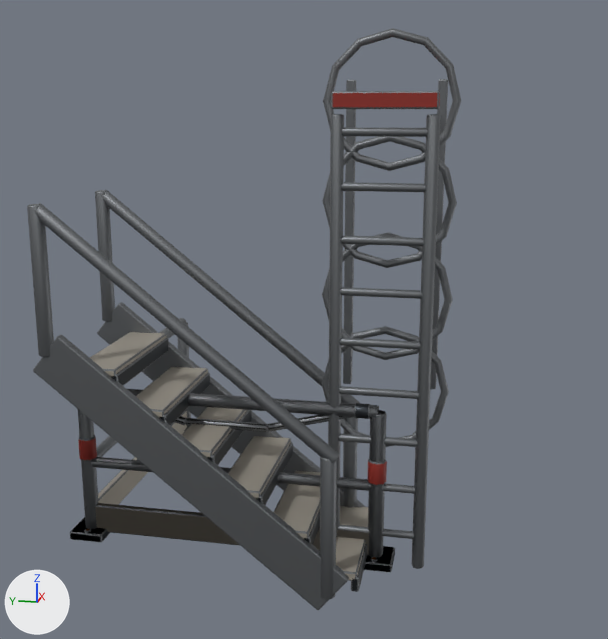
An edit to the Blender file Assets/Game/Art/Models/_Source~/components/structural/handrail.blend, drawn before and after from the same camera.
Before and after are seen from a 50 mm lens placed at (-5.04, -0.53, 2.89), pointed at (0.72, 0.62, 1.45). Lighting does not change. The marker at lower left points along +X, +Y and +Z. The first picture is the older version. Mesh edges are drawn as thin lines on the coarser meshes.

Script lines for the objects in view, before the commit:
```python
ob_mesh_handrail_corner = bpy.data.objects.new('Mesh_Handrail_Corner', me_mesh_handrail_corner)
ob_mesh_handrail_corner.location = (0.0, 0.0, 0.0)
ob_mesh_handrail_gate = bpy.data.objects.new('Mesh_Handrail_Gate', me_mesh_handrail_gate)
ob_mesh_handrail_gate.location = (0.0, 0.0, 0.0)
ob_mesh_handrail_stair = bpy.data.objects.new('Mesh_Handrail_Stair', me_mesh_handrail_stair)
ob_mesh_handrail_stair.location = (0.0, 0.0, 0.0)
# also in view: 'Mesh_Handrail_Ladder' at (0.34, 0.0, 1.69); 'Mesh_Handrail_Straight' at (0.0, 1.0, 0.54)
```
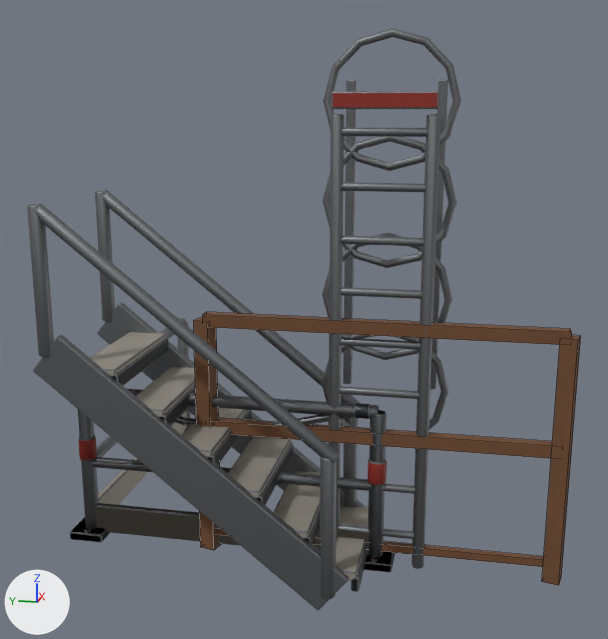
Changed parts and their boxes [x1, y1, x2, y2] in the pictures (608 x 639 px):
'Mesh_Handrail_RustyBay', added (brown): after [194, 312, 581, 586]

The change, as a diff of the scene's bpy script:
```diff
--- a/Assets/Game/Art/Models/_Source~/components/structural/handrail.blend.py
+++ b/Assets/Game/Art/Models/_Source~/components/structural/handrail.blend.py
@@ mat_mat_sattower_railrust @@
+mat_mat_sattower_railrust = bpy.data.materials.new('MAT_SatTower_RailRust')
+# nodes: BsdfPrincipled, MapRange, Mix, NewGeometry, OutputMaterial, TexNoise
+# colours: brown #795032, brown #64432b, cyan #4c8686
@@ me_mesh_handrail_rustybay @@
+me_mesh_handrail_rustybay.from_pydata(...)  # 40 vertices, 30 faces; spans x 1.42..3.71, y -10.5..-9.84, z 3.0..4.64
+me_mesh_handrail_rustybay.materials.append(mat_mat_sattower_railrust)
@@ ob_mesh_handrail_rustybay @@
+ob_mesh_handrail_rustybay = bpy.data.objects.new('Mesh_Handrail_RustyBay', me_mesh_handrail_rustybay)
+ob_mesh_handrail_rustybay.location = (-10.489, -0.026, -3.0)
+ob_mesh_handrail_rustybay.rotation_euler = (0.0, 0.0, 1.326)  # degrees (0, 0, 76)
```
